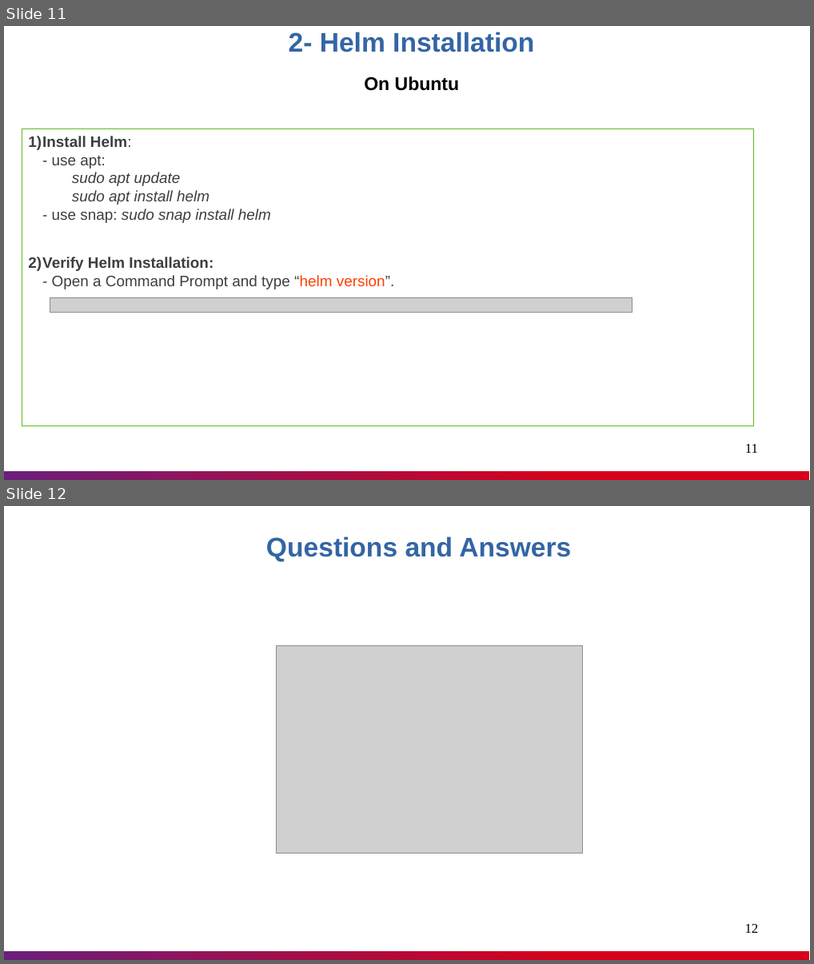
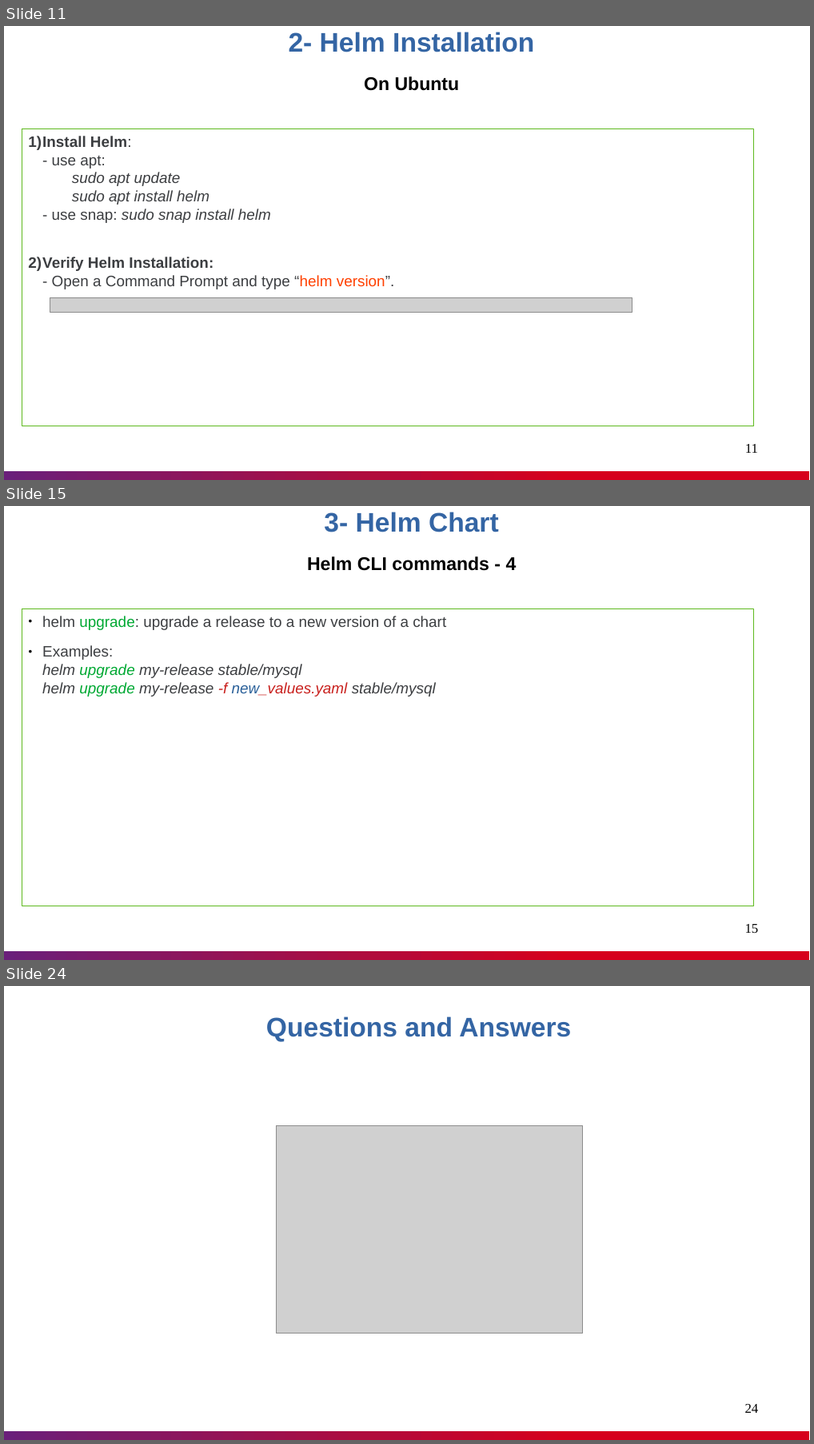
Before and after one commit to nashtech-garage/azure-devops-ci-cd, a slide deck: helm/documents/Helm_Knowledge_Sharing.pptx. Shown one above the other, each under a label of ours: slides 11 and 12 before the commit, slides 11, 15 and 24 after it; the slides between them are not shown. The pictures are 814x964 and 814x1444 pixels, drawn with LibreOffice and Linux fonts; fonts in the diff are those of the drawing; grey boxes stand for pictures. Boxes give left, top, right and bottom in pixels: in the first picture for what was removed or moved away, otherwise in the second. Text is boxed around its words. In the diff, an @@ line names an element or a change of style, - is before the commit and + after.

Commit message:
Helm: update presentation file

```diff
--- a/helm/documents/Helm_Knowledge_Sharing.pptx
+++ b/helm/documents/Helm_Knowledge_Sharing.pptx
@@ slide 15 added at (4, 506, 810, 960), background #FFFFFF; not listed: 1 template element that a slide beside it also shows @@
@@ text added at (307, 512, 517, 571), 22 pt, text #000000, bold @@
+3- Helm Chart
+Helm CLI commands - 4
@@ rectangle added at (22, 609, 754, 905), outline #5EB91E 0.51 pt, 18 pt, text #3C3E41, italic @@
+● helm upgrade: upgrade a release to a new version of a chart
+● Examples:
+  helm upgrade my-release stable/mysql
+  helm upgrade my-release -f new_values.yaml stable/mysql
@@ page number added at (746, 924, 759, 932), 16 pt, text #000000 @@
+15
@@ what was slide 12 is now slide 24 @@
@@ page number at (746, 1404, 759, 1412): text changed @@
-12
+24
```
Also in this commit, not shown: 2 slides changed, 12 other slides added, 1 slide removed.
